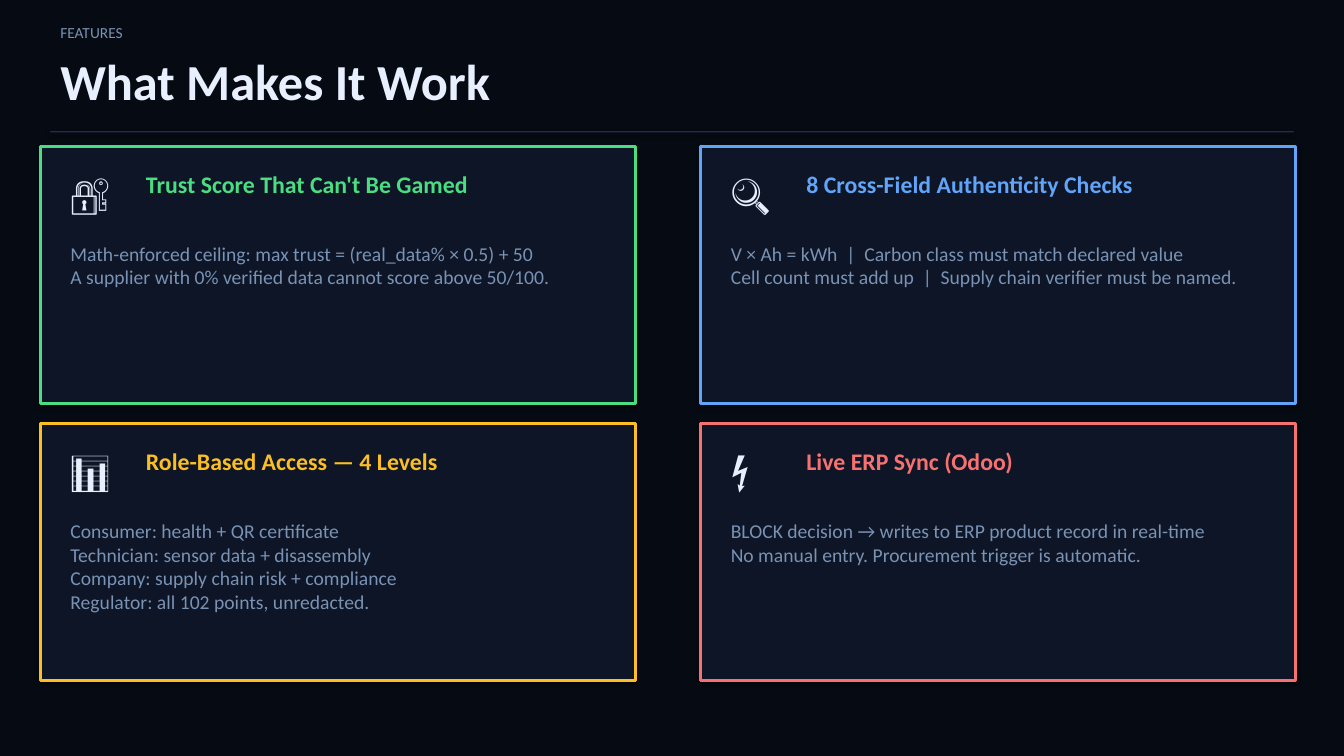
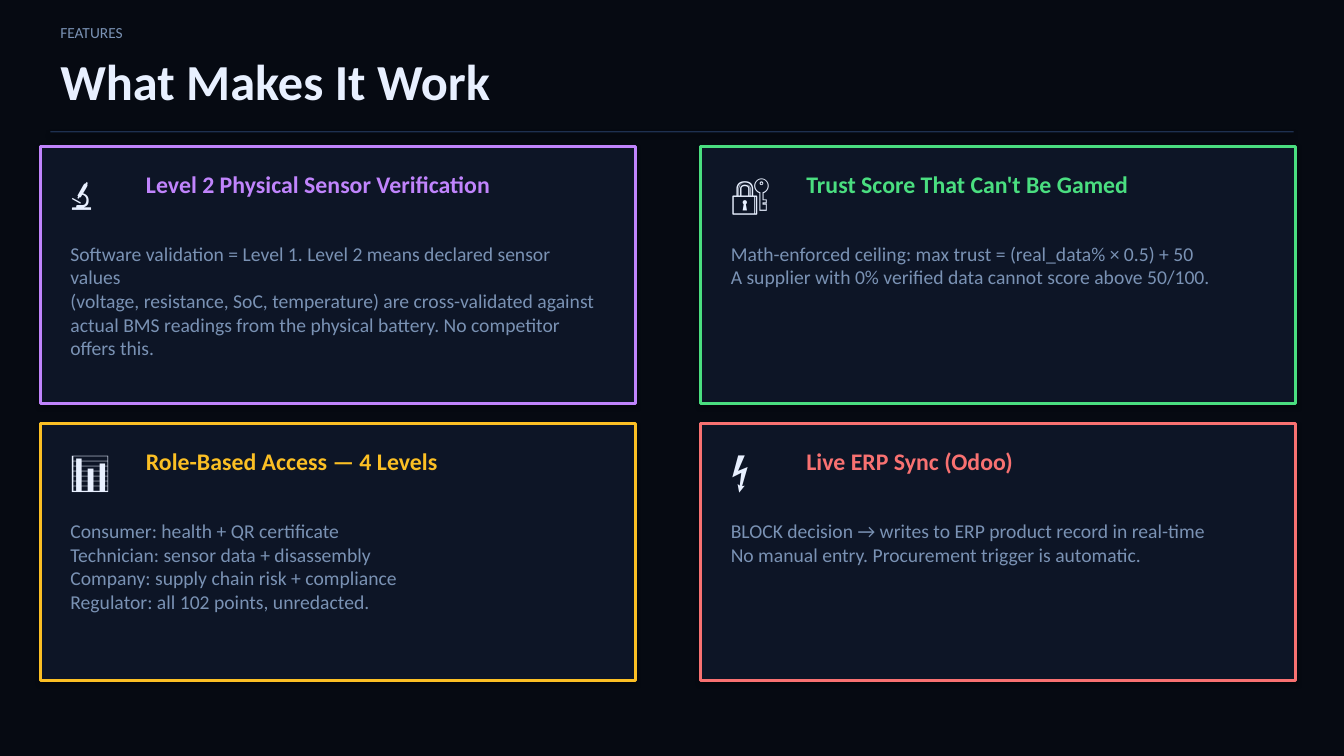
Before and after one commit to nishankvie/battery-dpp, a slide deck: slide 8 of VeriCell_Pitch_Deck.pptx. Drawn at 1344x756 pixels with LibreOffice and Linux fonts; fonts in the diff are those of the drawing. Boxes give left, top, right and bottom in pixels: in the first picture for what was removed or moved away, otherwise in the second. Text is boxed around its words. In the diff, an @@ line names an element or a change of style, - is before the commit and + after.

```diff
--- a/VeriCell_Pitch_Deck.pptx
+++ b/VeriCell_Pitch_Deck.pptx
@@ rectangle at (40, 146, 635, 403): outline #4ADE80 2 pt to #C084FC 2 pt @@
@@ rectangle at (701, 146, 1296, 403): outline #60A5FA 2 pt to #4ADE80 2 pt @@
@@ text at (60, 164, 131, 235): text changed @@
-🔐
+🔬
@@ text at (146, 176, 489, 197): text changed; text colour #4ADE80 to #C084FC @@
-Trust Score That Can't Be Gamed
+Level 2 Physical Sensor Verification
@@ text at (721, 164, 791, 235): text changed @@
-🔍
+🔐
@@ text at (806, 176, 1128, 193): text changed; text colour #60A5FA to #4ADE80 @@
-8 Cross-Field Authenticity Checks
+Trust Score That Can't Be Gamed
@@ text at (70, 247, 594, 355): text changed @@
-Math-enforced ceiling: max trust = (real_data% × 0.5) + 50
-A supplier with 0% verified data cannot score above 50/100.
+Software validation = Level 1. Level 2 means declared sensor values
+(voltage, resistance, SoC, temperature) are cross-validated against
+actual BMS readings from the physical battery. No competitor offers this.
@@ text at (731, 247, 1209, 287): text changed @@
-V × Ah = kWh | Carbon class must match declared value
-Cell count must add up | Supply chain verifier must be named.
+Math-enforced ceiling: max trust = (real_data% × 0.5) + 50
+A supplier with 0% verified data cannot score above 50/100.
```
Also in this commit, not shown: 3 other slides changed, 1 slide added, 1 slide removed, 9 other files.
